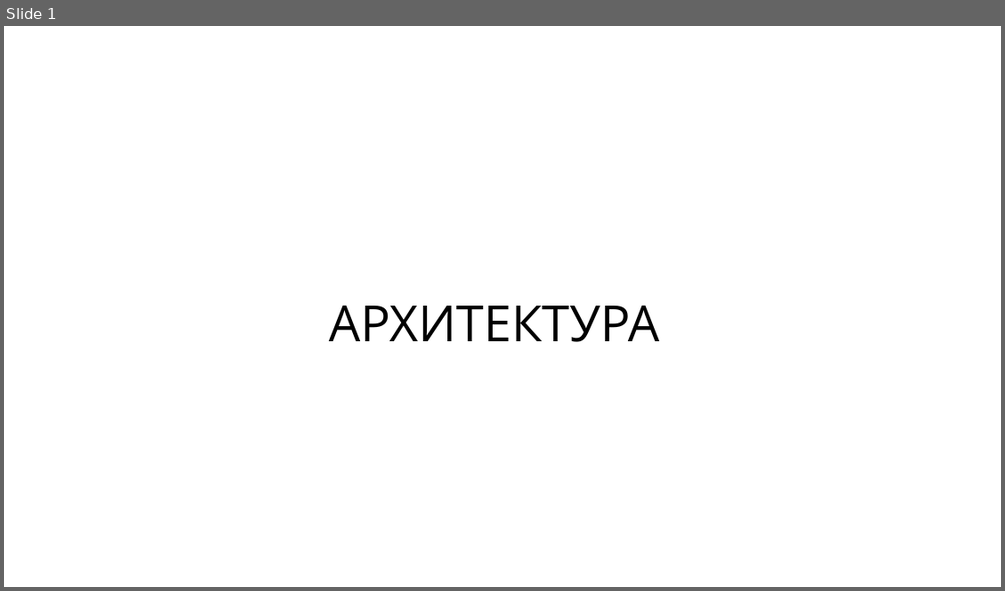
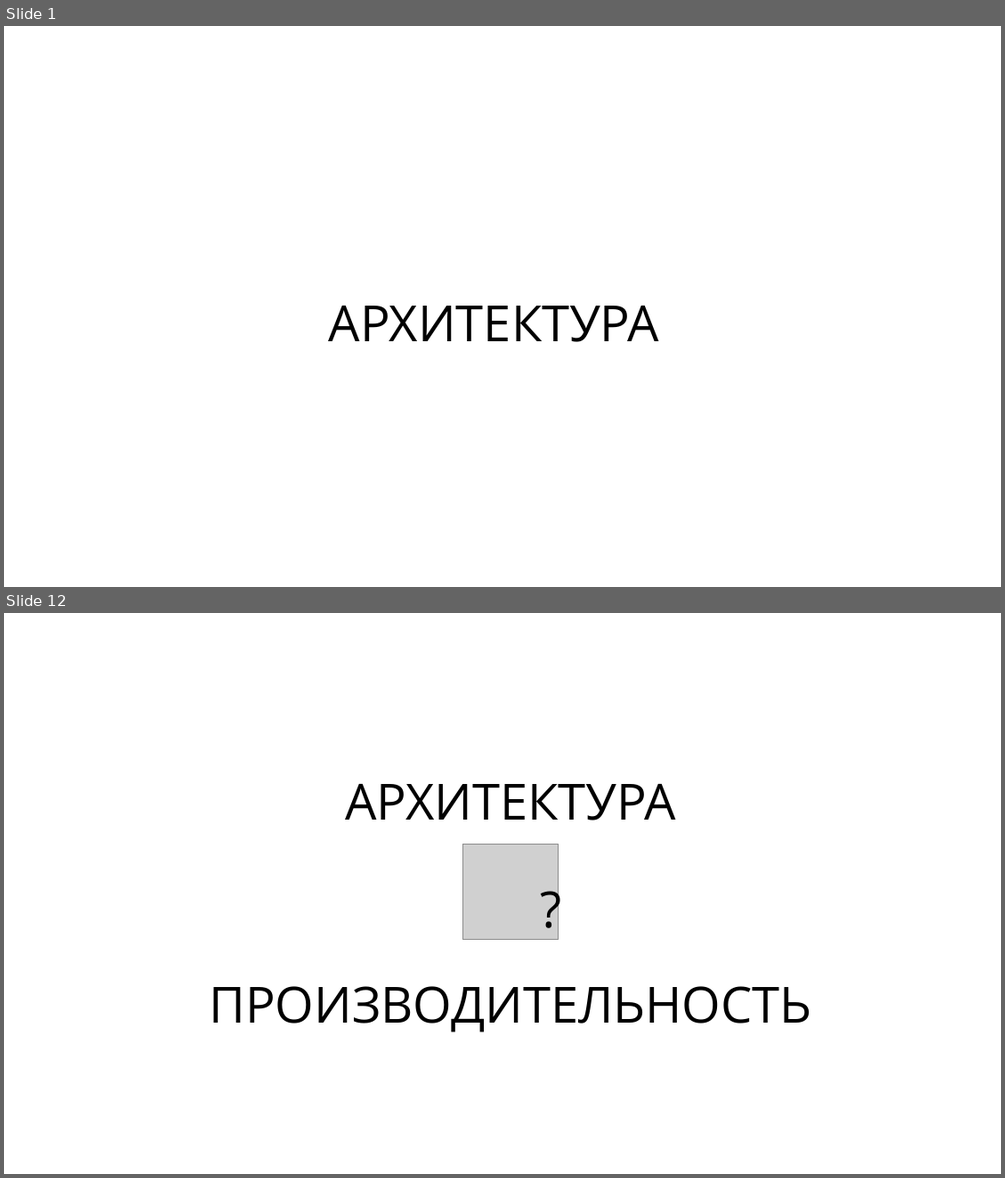
Before and after one commit to rkhaimov/brain-gym, a slide deck: Презентация.pptx. Shown one above the other, each under a label of ours: slide 1 before the commit, slides 1 and 12 after it; the slides between them are not shown. The pictures are 1005x591 and 1005x1178 pixels, drawn with LibreOffice and Linux fonts; fonts in the diff are those of the drawing; grey boxes stand for pictures. Boxes give left, top, right and bottom in pixels: in the first picture for what was removed or moved away, otherwise in the second. Text is boxed around its words. In the diff, an @@ line names an element or a change of style, - is before the commit and + after.

Commit message:
Add slides

```diff
--- a/Презентация.pptx
+++ b/Презентация.pptx
@@ slide 12 added at (x1=4, y1=613, x2=1001, y2=1174), background #FFFFFF @@
@@ text added at (x1=345, y1=784, x2=675, y2=820), 48 pt, text #000000 @@
+АРХИТЕКТУРА
@@ picture added at (x1=463, y1=844, x2=558, y2=939) @@
@@ text added at (x1=532, y1=844, x2=570, y2=933), 48 pt, text #000000 @@
+?
@@ text added at (x1=209, y1=986, x2=811, y2=1032), 48 pt, text #000000 @@
+ПРОИЗВОДИТЕЛЬНОСТЬ
```
Also in this commit, not shown: 22 other slides added, 2 slides removed.
